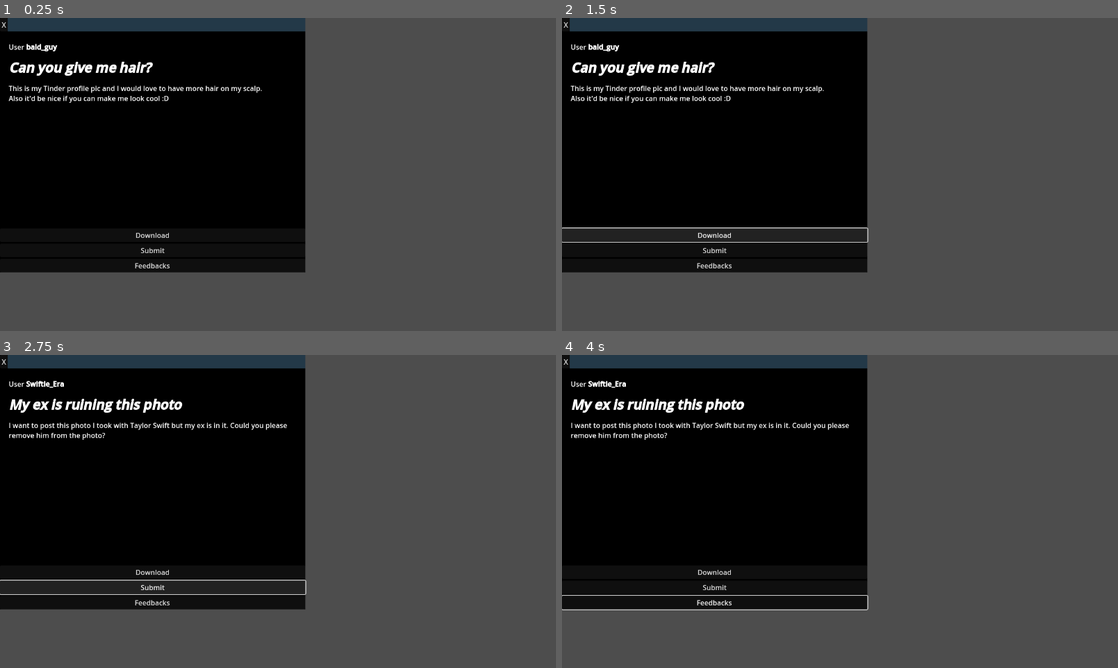
Above: before the commit, frames 1-4 (two rows, left to right).
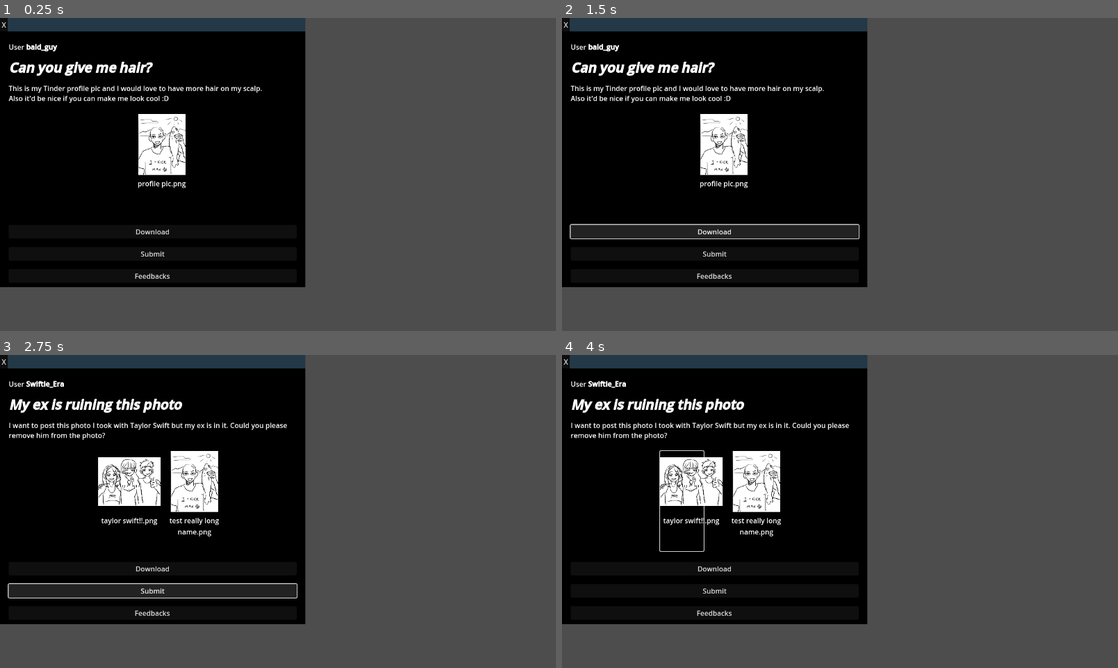
Above: after the commit, the same moments.

Repository: MunnChai/GMTKGameJam2025
Game: Godot game, scene res://apps/commissions_app/commissions_app.tscn
The game is run twice, just before and just after one commit, with the same random seed, the same clock (stepped at 60 frames per second) and the same inputs. This scene is started directly instead of the project's main scene.
Inputs (mouse positions are in pixels of both pictures, inside the frame that each line leads up to):
- Up to frame 1 (0.25 s): no input
- Up to frame 2 (1.5 s): click "X" at 0.5 s; click "Download" at 1.25 s
- Up to frame 3 (2.75 s): click "Submit" at 2 s
- Up to frame 4 (4 s): click "Feedbacks" at 2.75 s; click (684, 502) at 3.52 s

The runs differ from the first frame. In frame 1, 4.6% of the frame differs, in the area x 0-55%, y 30-86%; in frame 2, 6.2%; in frame 3, 7.9%, in the area x 0-56%, y 30-86%; in frame 4, 6.9%.

Commit message:
display assets in commission page. border is kinda weird

Diff:
--- a/game/gmtkgamejam2025/apps/commissions_app/commission_stats/commission_stat.gd
+++ b/game/gmtkgamejam2025/apps/commissions_app/commission_stats/commission_stat.gd
@@ -6,4 +6,4 @@
 @export_multiline var desc: String
 
 @export var day: int
-@export var assets: Array[Texture2D] # TODO: might change types if images have custom classes
+@export var assets: Dictionary[String, Texture2D] # [file name, texture]
--- a/game/gmtkgamejam2025/apps/commissions_app/commission_stats/day_one.tres
+++ b/game/gmtkgamejam2025/apps/commissions_app/commission_stats/day_one.tres
@@ -10,5 +10,7 @@
 desc = "This is my Tinder profile pic and I would love to have more hair on my scalp.
 Also it'd be nice if you can make me look cool :D"
 day = 1
-assets = Array[Texture2D]([ExtResource("1_kdkyl")])
+assets = Dictionary[String, Texture2D]({
+"profile pic.png": ExtResource("1_kdkyl")
+})
 metadata/_custom_type_script = "uid://dp4mcnxq4gn30"
--- a/game/gmtkgamejam2025/apps/commissions_app/commission_stats/day_two.tres
+++ b/game/gmtkgamejam2025/apps/commissions_app/commission_stats/day_two.tres
@@ -1,7 +1,8 @@
-[gd_resource type="Resource" script_class="CommissionStat" load_steps=3 format=3 uid="uid://dbn28hkhlg18e"]
+[gd_resource type="Resource" script_class="CommissionStat" load_steps=4 format=3 uid="uid://dbn28hkhlg18e"]
 
 [ext_resource type="Texture2D" uid="uid://cf02u2n1b2hek" path="res://apps/commissions_app/imgs/day_two_tmp.png" id="1_ae5mm"]
 [ext_resource type="Script" uid="uid://dp4mcnxq4gn30" path="res://apps/commissions_app/commission_stats/commission_stat.gd" id="1_hreqq"]
+[ext_resource type="Texture2D" uid="uid://dyoilnc30k1fe" path="res://apps/commissions_app/imgs/day_one_tmp.png" id="2_0hmug"]
 
 [resource]
 script = ExtResource("1_hreqq")
@@ -10,5 +11,8 @@
 desc = "I want to post this photo I took with Taylor Swift but my ex is in it. Could you please remove him from the photo?
 "
 day = 2
-assets = Array[Texture2D]([ExtResource("1_ae5mm")])
+assets = Dictionary[String, Texture2D]({
+"taylor swift!!.png": ExtResource("1_ae5mm"),
+"test really long name.png": ExtResource("2_0hmug")
+})
 metadata/_custom_type_script = "uid://dp4mcnxq4gn30"
--- a/game/gmtkgamejam2025/apps/commissions_app/commissions_app.gd
+++ b/game/gmtkgamejam2025/apps/commissions_app/commissions_app.gd
@@ -18,6 +18,8 @@
 
 var day: int
 var commission_stat: CommissionStat
+
+const FileIconScene = preload("res://apps/file_explorer_app/file_icon.tscn")
 
 signal day_changed
 
@@ -40,6 +42,9 @@
 	day_changed.emit()
 
 func update_comm() -> void:
+	if not commissions.has(day):
+		return
+
 	var stat: CommissionStat = commissions[day]
 	if not stat:
 		return
@@ -49,6 +54,15 @@
 	title.text = "[b][i]" + stat.title + "[/i][/b]"
 	desc.text = stat.desc
 
-	var assets: Array[Texture2D] = stat.assets
+	for child in asset_list.get_children():
+		child.queue_free()
+
+	var assets: Dictionary[String, Texture2D] = stat.assets
 	if not assets:
 		return
+	for file_name in assets.keys():
+		#icon_instance.pressed.connect(file_system.open_file.bind(file_node))
+		var file: File = File.new(file_name, "image", assets[file_name])
+		var icon_instance = FileIconScene.instantiate()
+		asset_list.add_child(icon_instance)
+		icon_instance.setup(file)
--- a/game/gmtkgamejam2025/apps/commissions_app/commissions_app.tscn
+++ b/game/gmtkgamejam2025/apps/commissions_app/commissions_app.tscn
@@ -29,42 +29,42 @@
 [node name="VBoxContainer" type="VBoxContainer" parent="PanelContainer"]
 layout_mode = 2
 
-[node name="HBoxContainer" type="HBoxContainer" parent="PanelContainer/VBoxContainer"]
+[node name="Header" type="HBoxContainer" parent="PanelContainer/VBoxContainer"]
 layout_mode = 2
 theme_override_constants/separation = 0
 
-[node name="CloseButton" type="Button" parent="PanelContainer/VBoxContainer/HBoxContainer"]
+[node name="CloseButton" type="Button" parent="PanelContainer/VBoxContainer/Header"]
 unique_name_in_owner = true
 layout_mode = 2
 mouse_default_cursor_shape = 2
 text = "X"
 
-[node name="DragBar" type="Panel" parent="PanelContainer/VBoxContainer/HBoxContainer"]
+[node name="DragBar" type="Panel" parent="PanelContainer/VBoxContainer/Header"]
 unique_name_in_owner = true
 layout_mode = 2
 size_flags_horizontal = 3
 mouse_default_cursor_shape = 2
 theme_override_styles/panel = SubResource("StyleBoxFlat_foefx")
 
-[node name="CommissionDetails" type="MarginContainer" parent="PanelContainer/VBoxContainer"]
+[node name="Content" type="MarginContainer" parent="PanelContainer/VBoxContainer"]
 layout_mode = 2
 theme_override_constants/margin_left = 20
 theme_override_constants/margin_top = 20
 theme_override_constants/margin_right = 20
 theme_override_constants/margin_bottom = 10
 
-[node name="VBoxContainer" type="VBoxContainer" parent="PanelContainer/VBoxContainer/CommissionDetails"]
+[node name="VBoxContainer" type="VBoxContainer" parent="PanelContainer/VBoxContainer/Content"]
 layout_mode = 2
 theme_override_constants/separation = 15
 
-[node name="Id" type="RichTextLabel" parent="PanelContainer/VBoxContainer/CommissionDetails/VBoxContainer"]
+[node name="Id" type="RichTextLabel" parent="PanelContainer/VBoxContainer/Content/VBoxContainer"]
 unique_name_in_owner = true
 layout_mode = 2
 bbcode_enabled = true
 text = "Id"
 fit_content = true
 
-[node name="Title" type="RichTextLabel" parent="PanelContainer/VBoxContainer/CommissionDetails/VBoxContainer"]
+[node name="Title" type="RichTextLabel" parent="PanelContainer/VBoxContainer/Content/VBoxContainer"]
 unique_name_in_owner = true
 layout_mode = 2
 theme_override_font_sizes/bold_italics_font_size = 30
@@ -72,40 +72,42 @@
 text = "Title"
 fit_content = true
 
-[node name="Description" type="RichTextLabel" parent="PanelContainer/VBoxContainer/CommissionDetails/VBoxContainer"]
+[node name="Description" type="RichTextLabel" parent="PanelContainer/VBoxContainer/Content/VBoxContainer"]
 unique_name_in_owner = true
 layout_mode = 2
 text = "Description"
 fit_content = true
 
-[node name="MarginContainer" type="MarginContainer" parent="PanelContainer/VBoxContainer"]
+[node name="MarginContainer" type="MarginContainer" parent="PanelContainer/VBoxContainer/Content/VBoxContainer"]
 layout_mode = 2
-theme_override_constants/margin_left = 20
+theme_override_constants/margin_left = 50
 theme_override_constants/margin_top = 10
-theme_override_constants/margin_right = 20
+theme_override_constants/margin_right = 50
 theme_override_constants/margin_bottom = 10
 
-[node name="ScrollContainer" type="ScrollContainer" parent="PanelContainer/VBoxContainer/MarginContainer"]
-custom_minimum_size = Vector2(360, 250)
+[node name="AssetList" type="HBoxContainer" parent="PanelContainer/VBoxContainer/Content/VBoxContainer/MarginContainer"]
+unique_name_in_owner = true
+custom_minimum_size = Vector2(0, 230)
 layout_mode = 2
-vertical_scroll_mode = 0
+size_flags_vertical = 4
+theme_override_constants/separation = 50
+alignment = 1
 
-[node name="AssetList" type="HBoxContainer" parent="PanelContainer/VBoxContainer/MarginContainer/ScrollContainer"]
-unique_name_in_owner = true
-clip_contents = true
+[node name="VBoxContainer" type="VBoxContainer" parent="PanelContainer/VBoxContainer/Content/VBoxContainer"]
 layout_mode = 2
+theme_override_constants/separation = 20
 
-[node name="Download" type="Button" parent="PanelContainer/VBoxContainer"]
+[node name="Download" type="Button" parent="PanelContainer/VBoxContainer/Content/VBoxContainer/VBoxContainer"]
 unique_name_in_owner = true
 layout_mode = 2
 text = "Download"
 
-[node name="Submit" type="Button" parent="PanelContainer/VBoxContainer"]
+[node name="Submit" type="Button" parent="PanelContainer/VBoxContainer/Content/VBoxContainer/VBoxContainer"]
 unique_name_in_owner = true
 layout_mode = 2
 text = "Submit"
 
-[node name="Feedbacks" type="Button" parent="PanelContainer/VBoxContainer"]
+[node name="Feedbacks" type="Button" parent="PanelContainer/VBoxContainer/Content/VBoxContainer/VBoxContainer"]
 unique_name_in_owner = true
 layout_mode = 2
 text = "Feedbacks"
--- a/game/gmtkgamejam2025/apps/file_explorer_app/file_icon.tscn
+++ b/game/gmtkgamejam2025/apps/file_explorer_app/file_icon.tscn
@@ -11,16 +11,19 @@
 
 [node name="VBoxContainer" type="VBoxContainer" parent="."]
 layout_mode = 1
-anchors_preset = 15
-anchor_right = 1.0
-anchor_bottom = 1.0
+anchors_preset = -1
+anchor_right = 1.44
+anchor_bottom = 1.7
+offset_bottom = -1.0
 grow_horizontal = 2
 grow_vertical = 2
 theme_override_constants/separation = 8
 
 [node name="TextureRect" type="TextureRect" parent="VBoxContainer"]
-custom_minimum_size = Vector2(64, 64)
+clip_contents = true
+custom_minimum_size = Vector2(64, 140)
 layout_mode = 2
+expand_mode = 1
 stretch_mode = 5
 
 [node name="NameLabel" type="Label" parent="VBoxContainer"]
